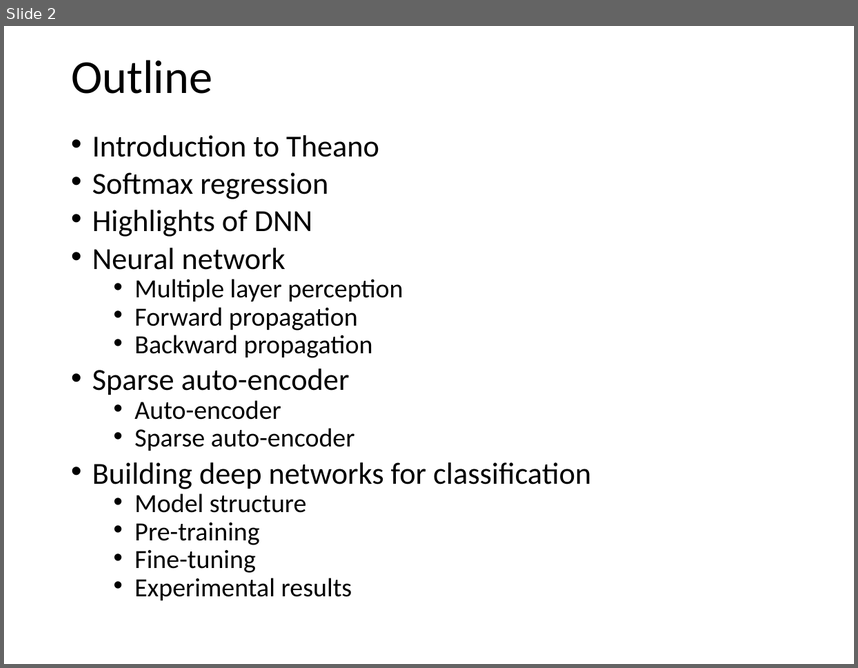
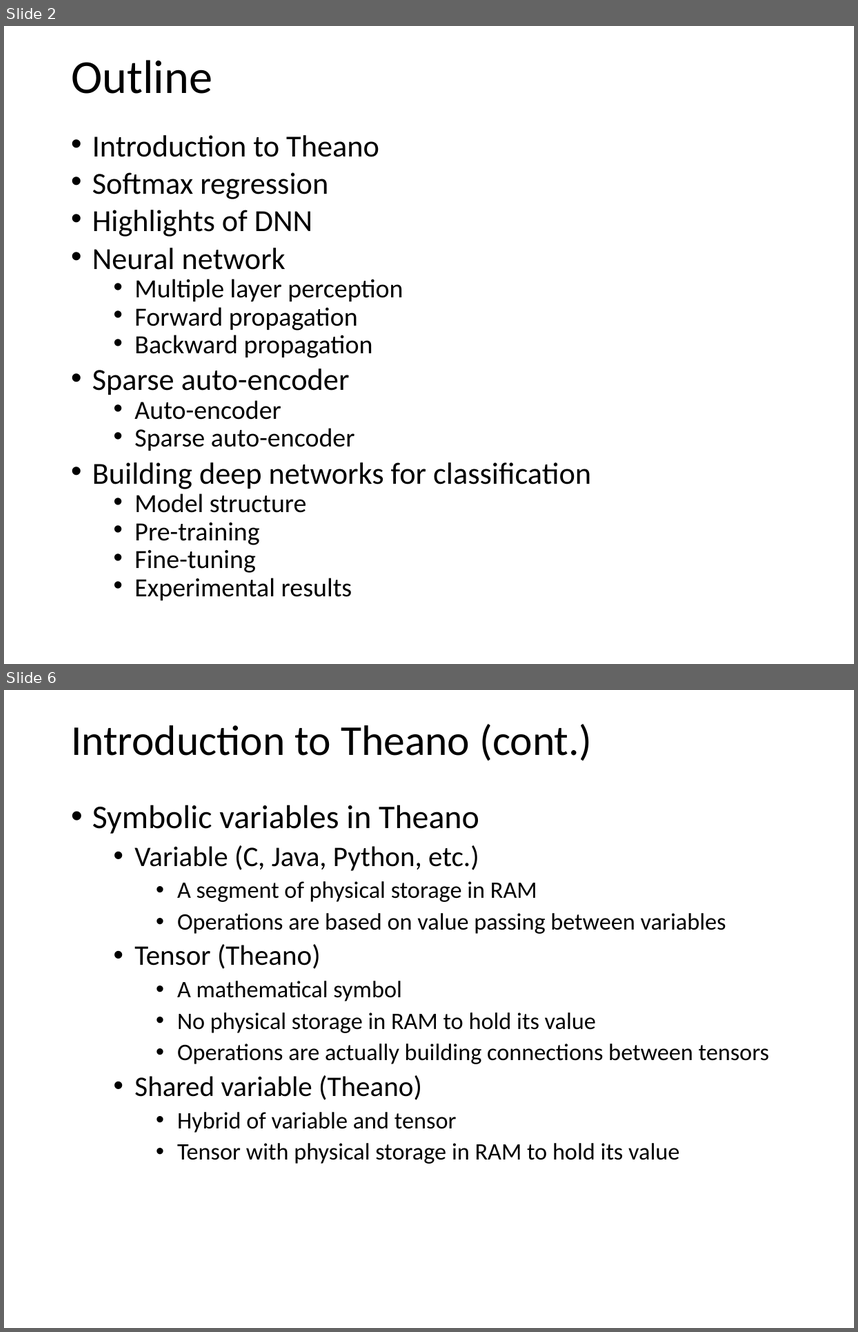
Before and after one commit to taiqing/workshop_dnn, a slide deck: workshop_talk_dnn.pptx. Shown one above the other, each under a label of ours: slide 2 before the commit, slides 2 and 6 after it; the slides between them are not shown. The pictures are 858x668 and 858x1332 pixels, drawn with LibreOffice and Linux fonts; fonts in the diff are those of the drawing. Boxes give left, top, right and bottom in pixels: in the first picture for what was removed or moved away, otherwise in the second. Text is boxed around its words. In the diff, an @@ line names an element or a change of style, - is before the commit and + after.

```diff
--- a/workshop_talk_dnn.pptx
+++ b/workshop_talk_dnn.pptx
@@ slide 6 added at [4,690,854,1328], background #FFFFFF @@
@@ title added at [71,724,592,761], 36 pt, text #000000 @@
+Introduction to Theano (cont.)
@@ text added at [92,805,769,1163], 20 pt, text #000000 @@
+• Symbolic variables in Theano
+  • Variable (C, Java, Python, etc.)
+    • A segment of physical storage in RAM
+    • Operations are based on value passing between variables
+  • Tensor (Theano)
+    • A mathematical symbol
+    • No physical storage in RAM to hold its value
+    • Operations are actually building connections between tensors
+  • Shared variable (Theano)
+    • Hybrid of variable and tensor
+    • Tensor with physical storage in RAM to hold its value
```
Also in this commit, not shown: 7 other slides added, 4 other files.
